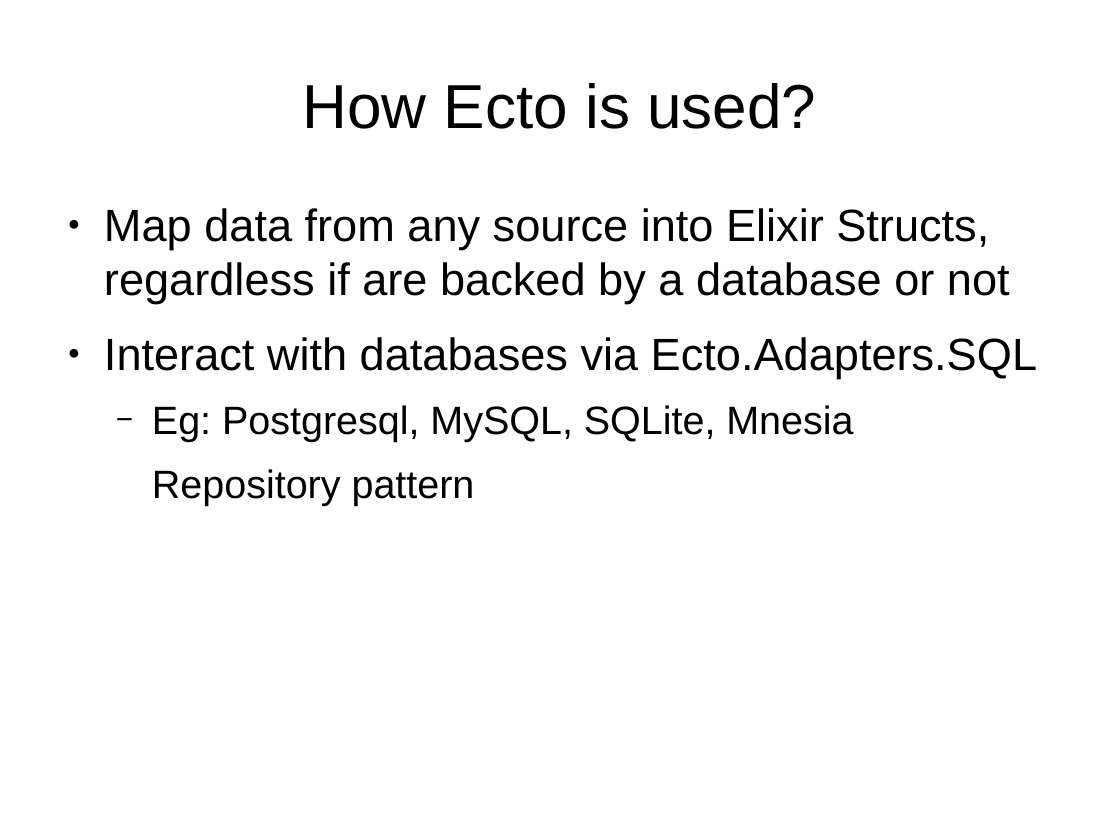
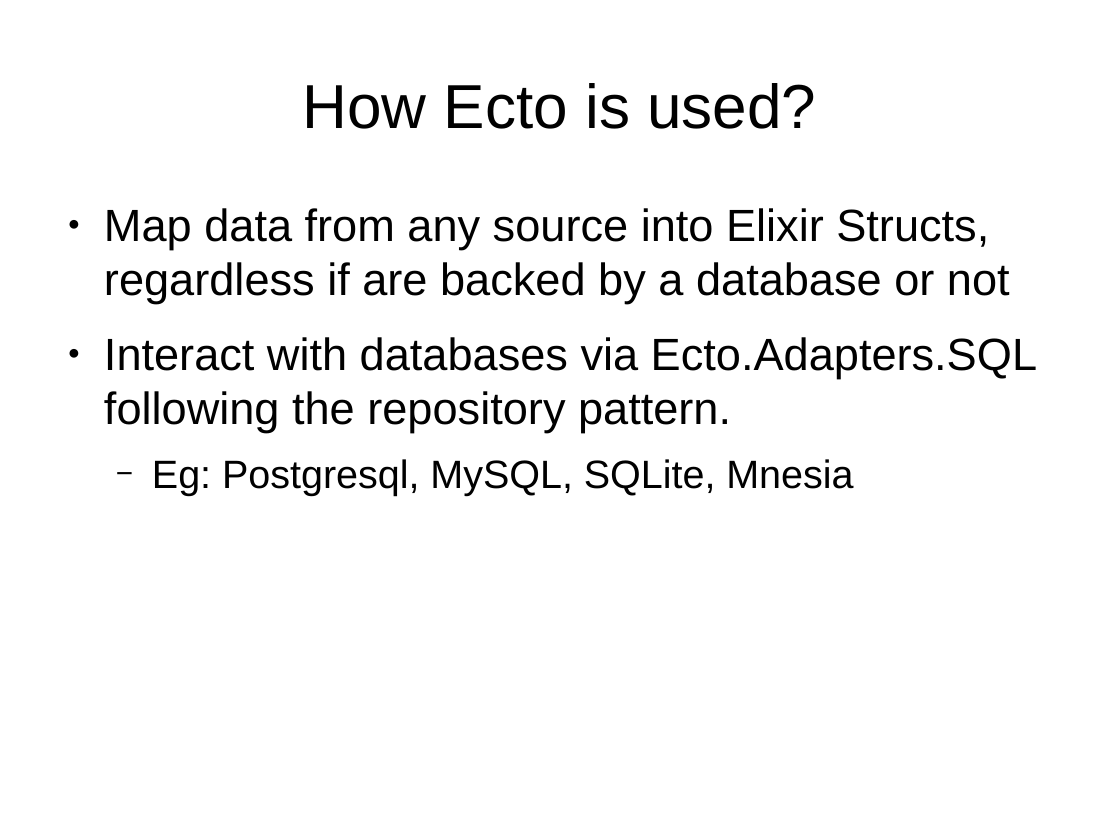
Before and after one commit to ramortegui/talks, a slide deck: slide 10 of odps/ecto.odp. Drawn at 1120x840 pixels with LibreOffice and Linux fonts; fonts in the diff are those of the drawing. Boxes give left, top, right and bottom in pixels: in the first picture for what was removed or moved away, otherwise in the second. Text is boxed around its words. In the diff, an @@ line names an element or a change of style, - is before the commit and + after.

```diff
--- a/odps/ecto.odp
+++ b/odps/ecto.odp
@@ text at [104,337,1037,432]: text changed @@
-● Interact with databases via Ecto.Adapters.SQL
+● Interact with databases via Ecto.Adapters.SQL following the repository pattern.
@@ text at [152,469,475,505]: paragraph removed @@
-  Repository pattern
```
Also in this commit, not shown: 6 other slides changed, 4 slides added, 2 slides removed.
